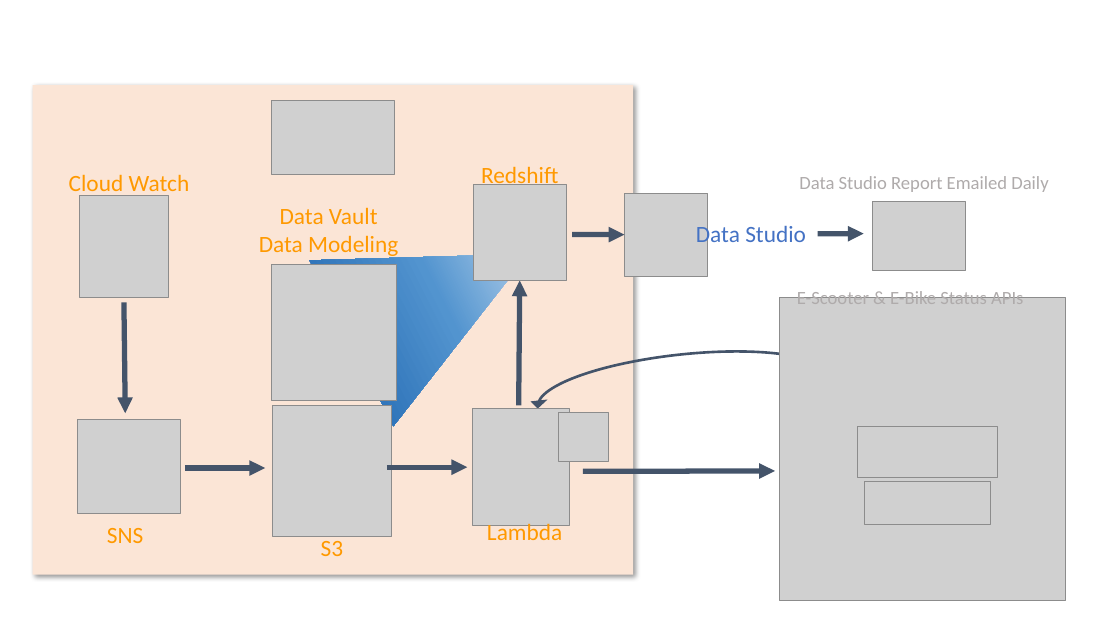
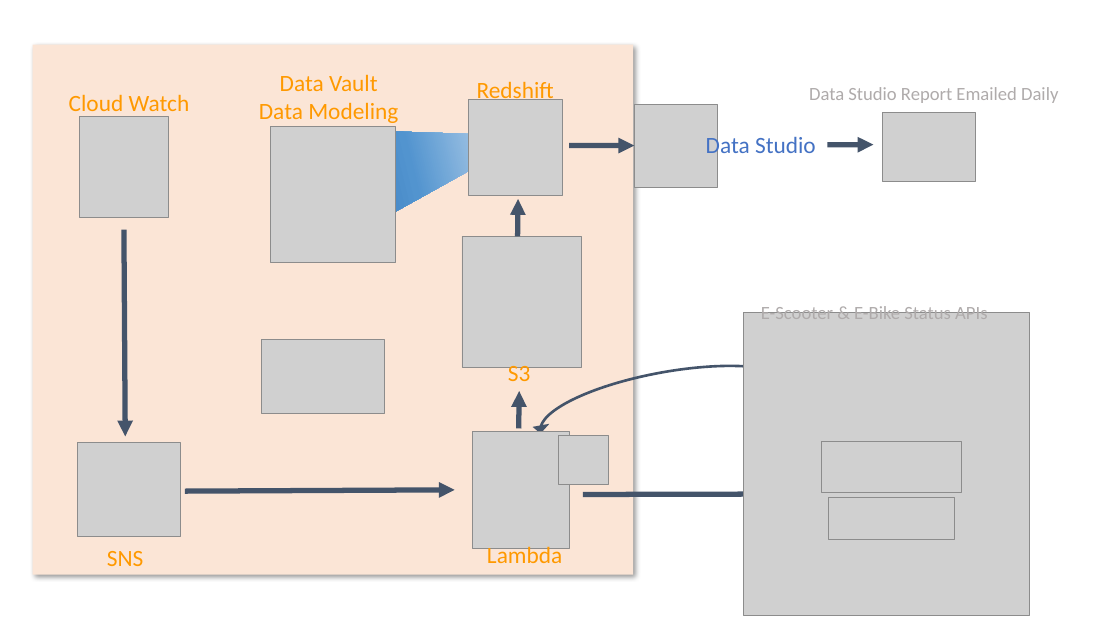
Before and after one commit to jaredfiacco2/AWS-E-Scooter-Tracker, a slide deck: slide 1 of images/ProcessMap.pptx. Drawn at 1120x630 pixels with LibreOffice and Linux fonts; fonts in the diff are those of the drawing; grey boxes stand for pictures. Boxes give left, top, right and bottom in pixels: in the first picture for what was removed or moved away, otherwise in the second. Text is boxed around its words. In the diff, an @@ line names an element or a change of style, - is before the commit and + after.

```diff
--- a/images/ProcessMap.pptx
+++ b/images/ProcessMap.pptx
@@ rectangle: place and size @@
-rectangle at bbox=[33, 85, 634, 575]
+rectangle at bbox=[33, 45, 634, 575]
@@ text "Cloud Watch": place and size @@
-text "Cloud Watch" at bbox=[69, 174, 190, 197]
+text "Cloud Watch" at bbox=[69, 94, 190, 118]
@@ text "Data Vault Data Modeling": place and size @@
-text "Data Vault Data Modeling" at bbox=[259, 207, 398, 258]
+text "Data Vault Data Modeling" at bbox=[259, 74, 398, 123]
@@ triangle at bbox=[273, 69, 548, 261]: rotation 243 to 256 degrees @@
@@ text "Redshift": place and size @@
-text "Redshift" at bbox=[481, 167, 558, 189]
+text "Redshift" at bbox=[477, 82, 554, 104]
@@ picture: place and size @@
-picture at bbox=[79, 196, 169, 297]
+picture at bbox=[79, 116, 169, 218]
@@ picture: place and size @@
-picture at bbox=[474, 184, 567, 281]
+picture at bbox=[469, 99, 562, 196]
@@ picture: place and size @@
-picture at bbox=[271, 265, 397, 401]
+picture at bbox=[271, 126, 396, 262]
@@ arrow moved from (572, 234) - (624, 234) to (570, 145) - (634, 145) @@
@@ 2 pictures, 2 texts, 1 arrow: place and size @@
-2 pictures, 2 texts, 1 arrow at bbox=[624, 176, 1048, 276]
+2 pictures, 2 texts, 1 arrow at bbox=[634, 87, 1058, 187]
@@ arrow added from (518, 237) to (518, 199), #44546A 4.5 pt @@
@@ arrow moved from (124, 302) - (125, 413) to (124, 229) - (125, 436) @@
@@ picture: place and size @@
-picture at bbox=[273, 406, 392, 537]
+picture at bbox=[462, 236, 581, 367]
@@ 3 pictures, 1 text: place and size @@
-3 pictures, 1 text at bbox=[780, 289, 1065, 600]
+3 pictures, 1 text at bbox=[744, 304, 1030, 615]
@@ picture: place and size @@
-picture at bbox=[271, 101, 394, 174]
+picture at bbox=[261, 339, 384, 413]
@@ text "S3": place and size @@
-text "S3" at bbox=[321, 536, 344, 556]
+text "S3" at bbox=[508, 362, 531, 381]
@@ curved left arrow at bbox=[529, 349, 795, 433]: rotation 263 to 259 degrees @@
@@ arrow moved from (519, 406) - (520, 281) to (519, 429) - (519, 392) @@
@@ picture: place and size @@
-picture at bbox=[559, 413, 608, 462]
+picture at bbox=[559, 435, 608, 485]
@@ arrow removed from (387, 467) to (467, 467) @@
@@ arrow moved from (185, 468) - (266, 468) to (185, 492) - (455, 490) @@
@@ 2 pictures, 2 texts, 1 arrow: place and size @@
-2 pictures, 2 texts, 1 arrow at bbox=[78, 408, 776, 543]
+2 pictures, 2 texts, 1 arrow at bbox=[78, 431, 776, 566]
```
Also in this commit, not shown: 1 other file.
